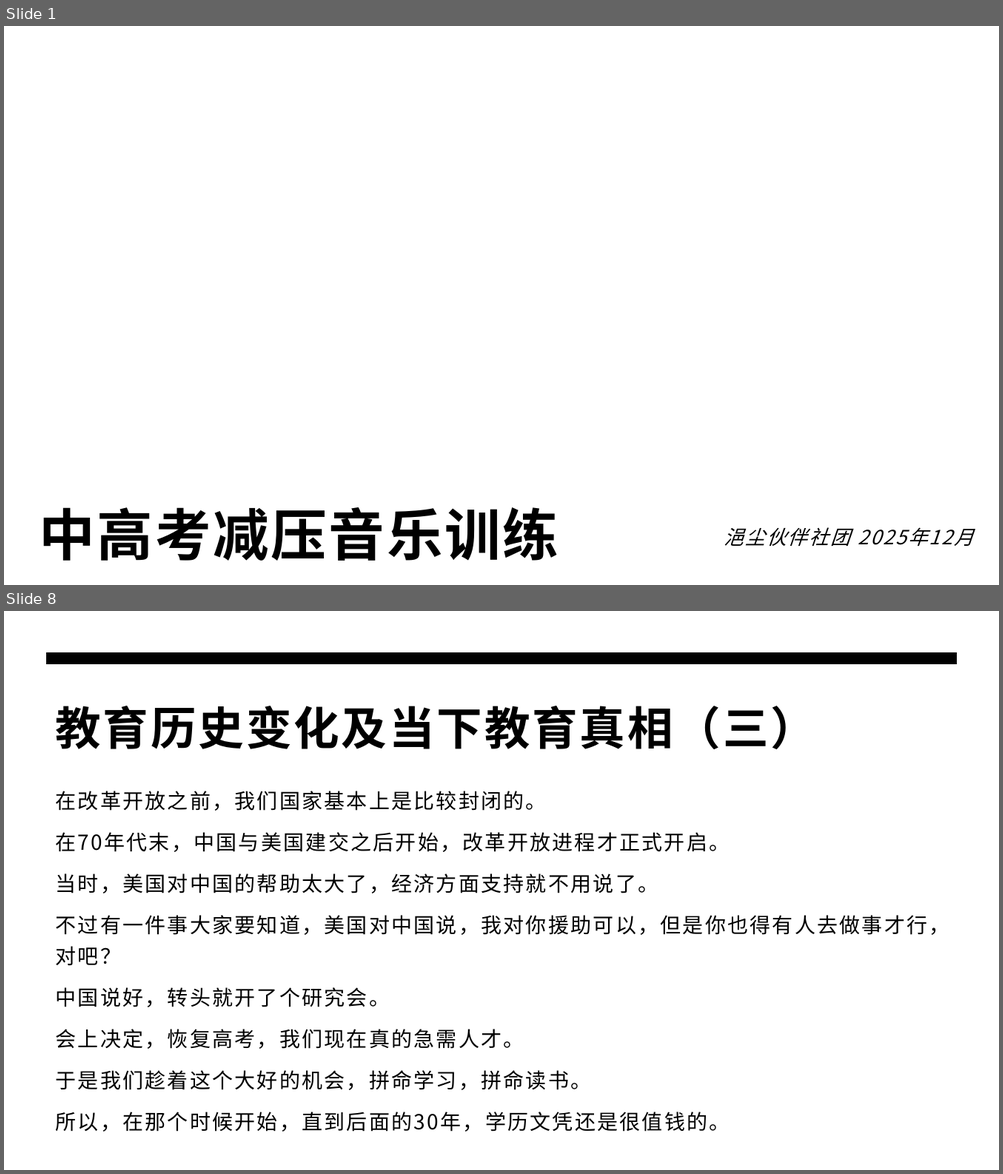
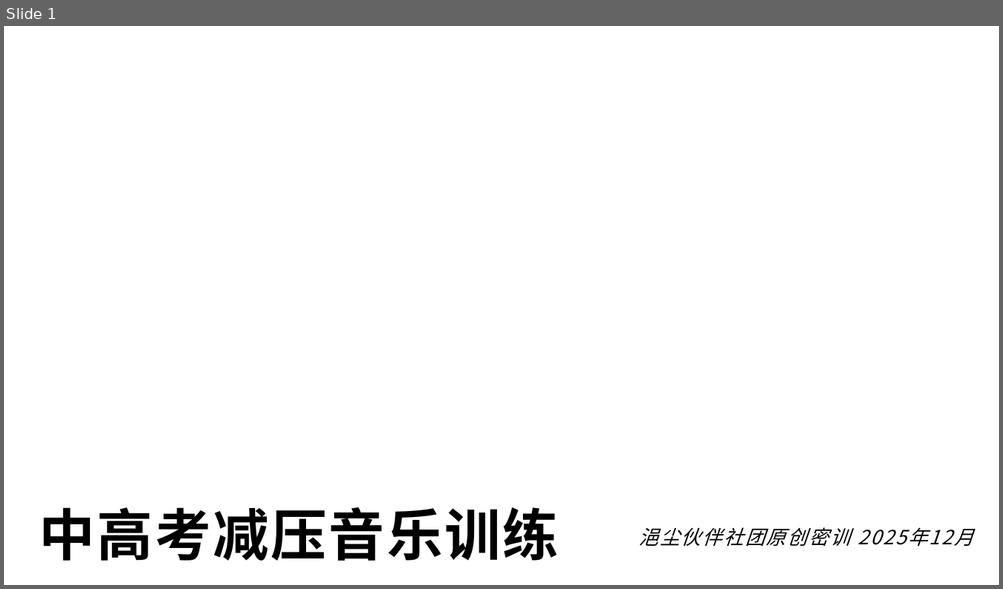
Before and after one commit to panxibei/writing, a slide deck: 44_心理学/浥尘伙伴社团原创：中高考音乐减压心理训练/PPT制作素材/浥尘伙伴社团原创：中高考音乐减压心理训练.pptx. Shown one above the other, each under a label of ours: slides 1 and 8 before the commit, slide 1 after it; the slides between them are not shown. The pictures are 1003x1174 and 1003x589 pixels, drawn with LibreOffice and Linux fonts; fonts in the diff are those of the drawing; background and template pictures are left out. Boxes give left, top, right and bottom in pixels: in the first picture for what was removed or moved away, otherwise in the second. Text is boxed around its words. In the diff, an @@ line names an element or a change of style, - is before the commit and + after.

```diff
--- a/44_心理学/浥尘伙伴社团原创：中高考音乐减压心理训练/PPT制作素材/浥尘伙伴社团原创：中高考音乐减压心理训练.pptx
+++ b/44_心理学/浥尘伙伴社团原创：中高考音乐减压心理训练/PPT制作素材/浥尘伙伴社团原创：中高考音乐减压心理训练.pptx
@@ slide 8 removed at box(4, 611, 999, 1170), background #FFFFFF @@
@@ freeform shape removed at box(46, 652, 957, 665) @@
@@ title removed at box(56, 706, 817, 749) @@
-教育历史变化及当下教育真相（三）
@@ text removed at box(56, 791, 950, 1132) @@
-在改革开放之前，我们国家基本上是比较封闭的。
-在70年代末，中国与美国建交之后开始，改革开放进程才正式开启。
-当时，美国对中国的帮助太大了，经济方面支持就不用说了。
-不过有一件事大家要知道，美国对中国说，我对你援助可以，但是你也得有人去做事才行，对吧？
-中国说好，转头就开了个研究会。
-会上决定，恢复高考，我们现在真的急需人才。
-于是我们趁着这个大好的机会，拼命学习，拼命读书。
-所以，在那个时候开始，直到后面的30年，学历文凭还是很值钱的。
@@ slide 1 changed as well @@
@@ subtitle at box(639, 528, 973, 546): text changed @@
-浥尘伙伴社团 2025年12月
+浥尘伙伴社团原创密训 2025年12月
```
Also in this commit, not shown: 24 slides added, 29 other slides removed, 2 other files.
